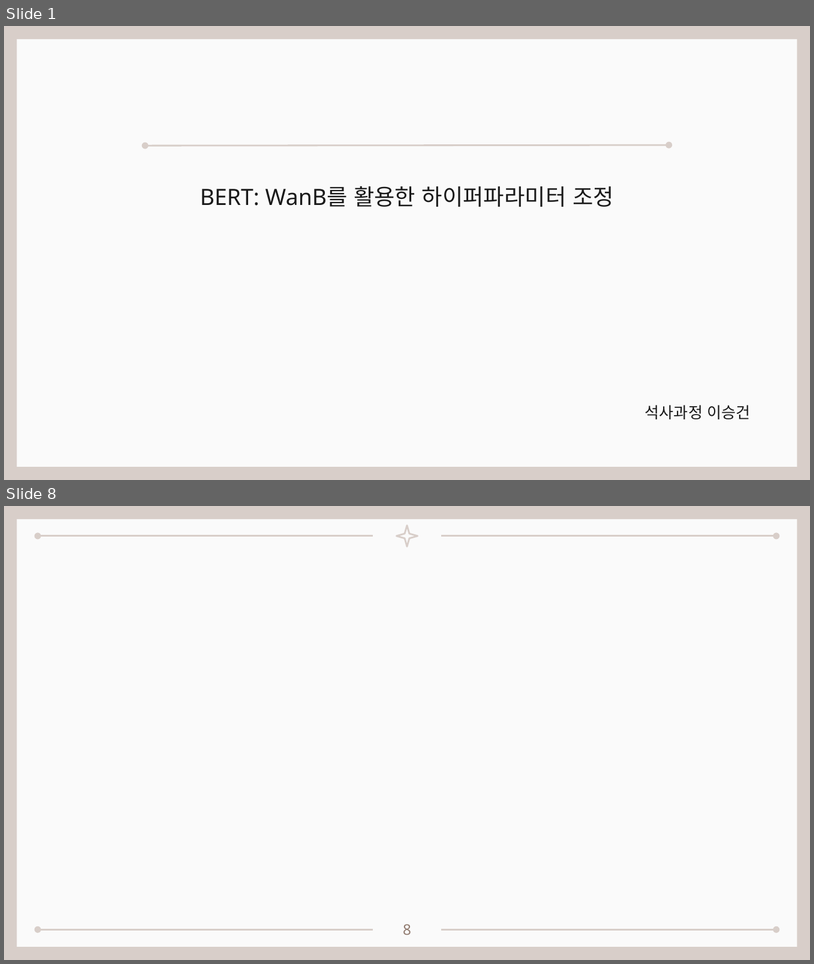
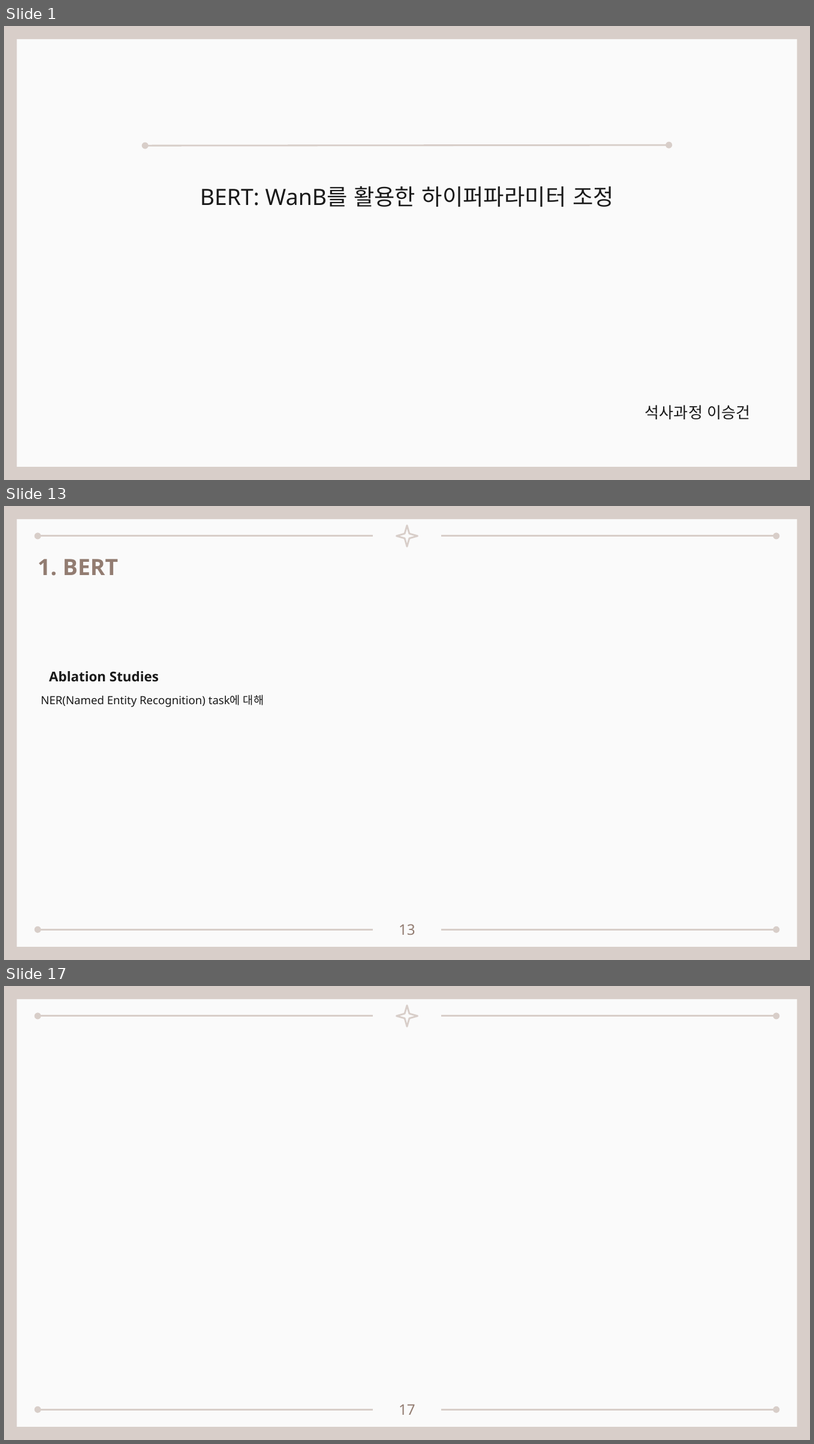
Before and after one commit to seungdeng/DELab, a slide deck: PPT/DSLab_이승건_BERT멘토링발표.pptx. Shown one above the other, each under a label of ours: slides 1 and 8 before the commit, slides 1, 13 and 17 after it; the slides between them are not shown. The pictures are 814x964 and 814x1444 pixels, drawn with LibreOffice and Linux fonts; fonts in the diff are those of the drawing. Boxes give left, top, right and bottom in pixels: in the first picture for what was removed or moved away, otherwise in the second. Text is boxed around its words. In the diff, an @@ line names an element or a change of style, - is before the commit and + after.

```diff
--- a/PPT/DSLab_이승건_BERT멘토링발표.pptx
+++ b/PPT/DSLab_이승건_BERT멘토링발표.pptx
@@ slide 13 added at [4,506,810,960], background #D8CEC9; not listed: 6 template elements that a slide beside it also shows @@
@@ text added at [38,559,118,576], 20 pt, text #927C71, bold @@
+1. BERT
@@ text added at [49,671,159,682], 12 pt, text #191919, bold @@
+Ablation Studies
@@ text added at [41,694,264,707], 10 pt, text #191919 @@
+NER(Named Entity Recognition) task에 대해
@@ page number added at [399,924,416,934], 13 pt, text #927C71 @@
+13
@@ what was slide 8 is now slide 17 @@
@@ page number at [399,1404,416,1414]: text changed @@
-8
+17
```
Also in this commit, not shown: 1 slide changed, 13 other slides added, 5 slides removed, 3 other files.
